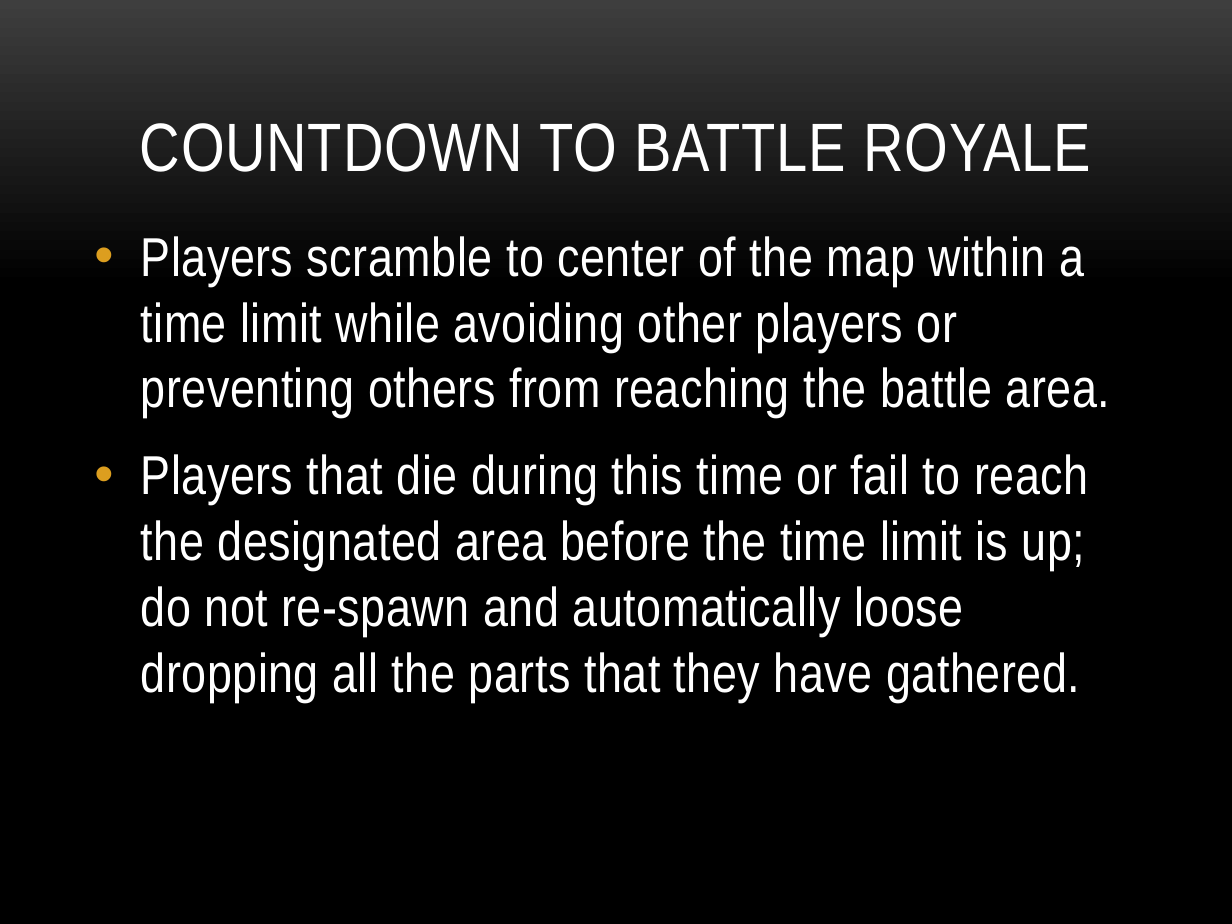
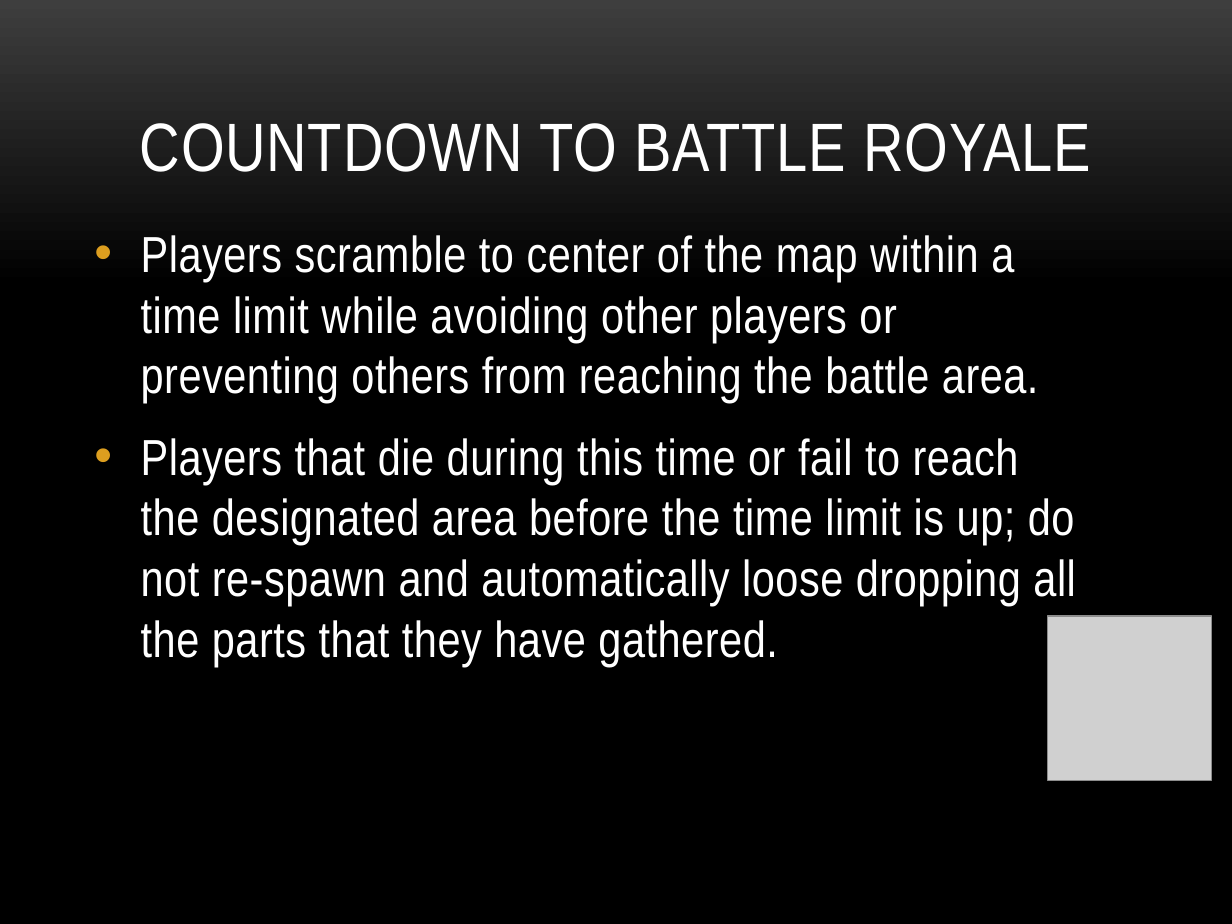
Before and after one commit to sadaust/Eevee-Hound-Final, a slide deck: slide 7 of elimbination_presentation_v5.pptx. Drawn at 1232x924 pixels with LibreOffice and Linux fonts; fonts in the diff are those of the drawing; grey boxes stand for pictures; background and template pictures are left out. Boxes give left, top, right and bottom in pixels: in the first picture for what was removed or moved away, otherwise in the second. Text is boxed around its words. In the diff, an @@ line names an element or a change of style, - is before the commit and + after.

```diff
--- a/elimbination_presentation_v5.pptx
+++ b/elimbination_presentation_v5.pptx
@@ text "Players scramble to center of ..." at bbox=[141, 235, 1076, 667]: size 32 to 29.6 pt @@
@@ picture added at bbox=[1047, 616, 1211, 780] @@
```
Also in this commit, not shown: 18 other slides changed, 3 other files.
